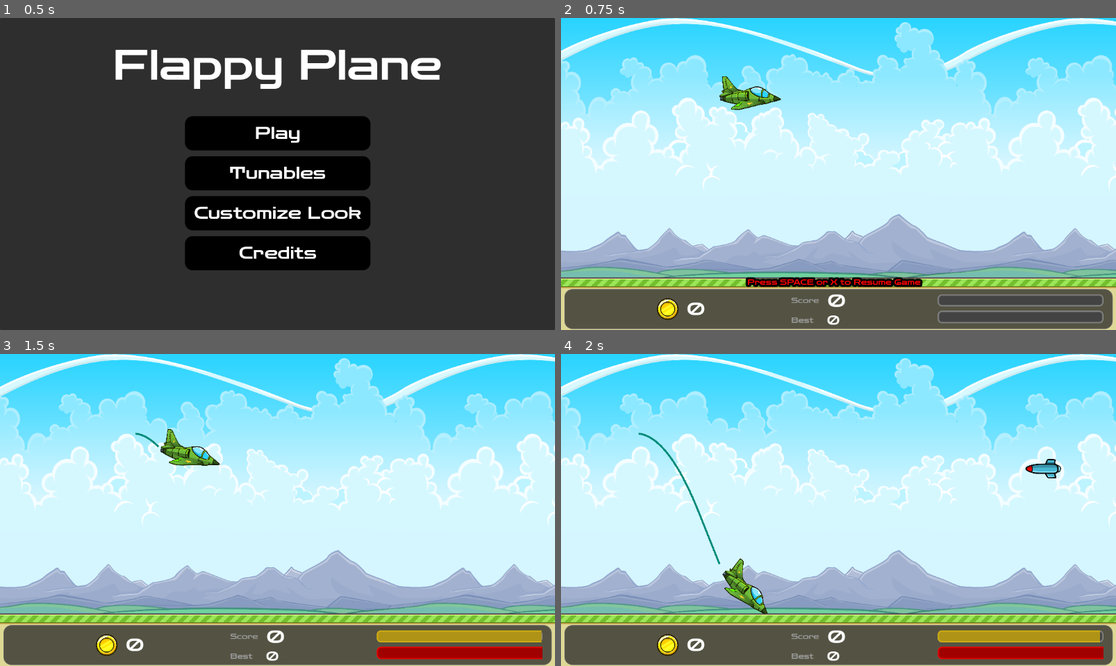
Above: before the commit, frames 1-4 (two rows, left to right).
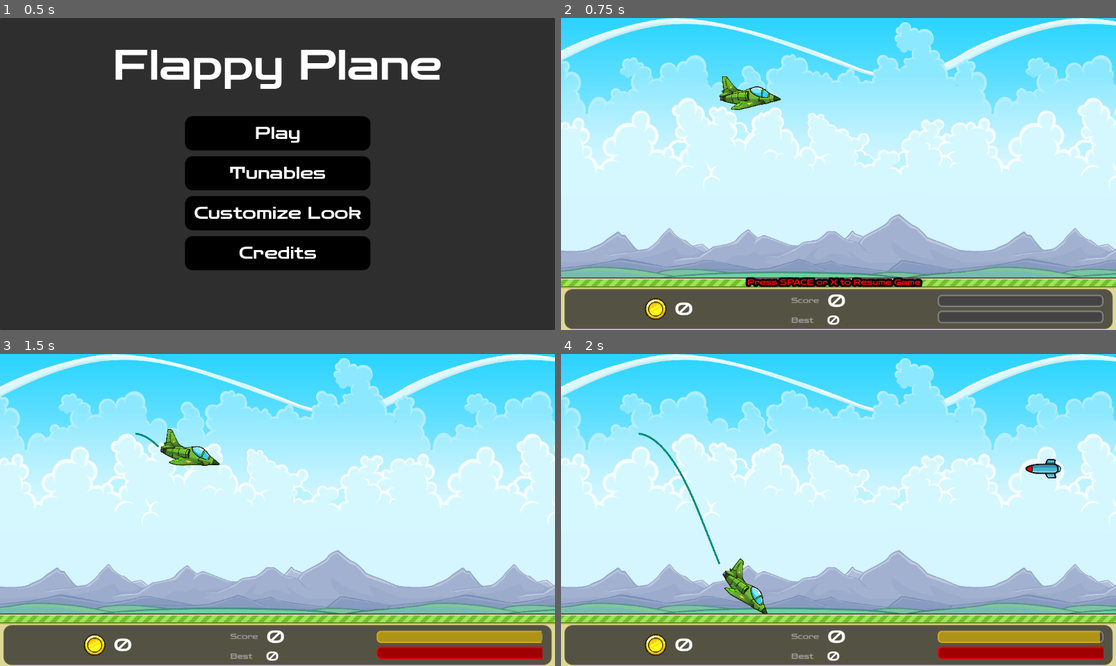
Above: after the commit, the same moments.

Repository: matrndev/flappy-plane
Game: Godot game, scene res://scenes/main_menu.tscn
The game is run twice, just before and just after one commit, with the same random seed, the same clock (stepped at 60 frames per second) and the same inputs.
Inputs:
- Up to frame 1 (0.5 s): no input
- Up to frame 2 (0.75 s): click "Play" at 0.5 s
- Up to frame 3 (1.5 s): tap Space (keyboard_space) at 1.25 s; hold A (keyboard_a) from 1.28 s (still down)
- Up to frame 4 (2 s): keep holding A (keyboard_a)

Frame 1 is identical in both runs. In frame 2, 0.6% of the frame differs, in the area x 15-98%, y 88-97%; in frame 3, 0.6%; in frame 4, 0.6%.

Commit message:
align stats properly

Diff:
--- a/scenes/game_stats.tscn
+++ b/scenes/game_stats.tscn
@@ -72,9 +72,9 @@
 [node name="FuelBar" type="ProgressBar" parent="." unique_id=454286152]
 layout_mode = 0
 offset_left = 789.0
-offset_top = 11.0
+offset_top = 12.0
 offset_right = 1133.0
-offset_bottom = 36.0
+offset_bottom = 37.0
 theme_override_styles/background = SubResource("StyleBoxFlat_ul0qu")
 theme_override_styles/fill = SubResource("StyleBoxFlat_thv0x")
 value = 25.0
@@ -97,9 +97,9 @@
 
 [node name="HBoxContainer2" type="HBoxContainer" parent="." unique_id=19860865]
 layout_mode = 0
-offset_left = 206.0
+offset_left = 181.0
 offset_top = 19.0
-offset_right = 316.0
+offset_right = 291.0
 offset_bottom = 64.0
 theme_override_constants/separation = 17
 
